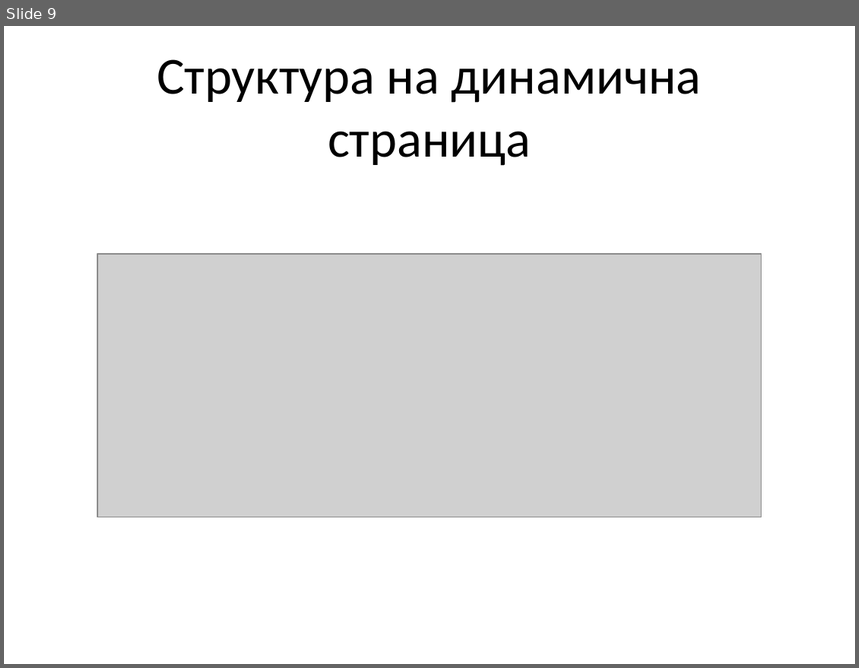
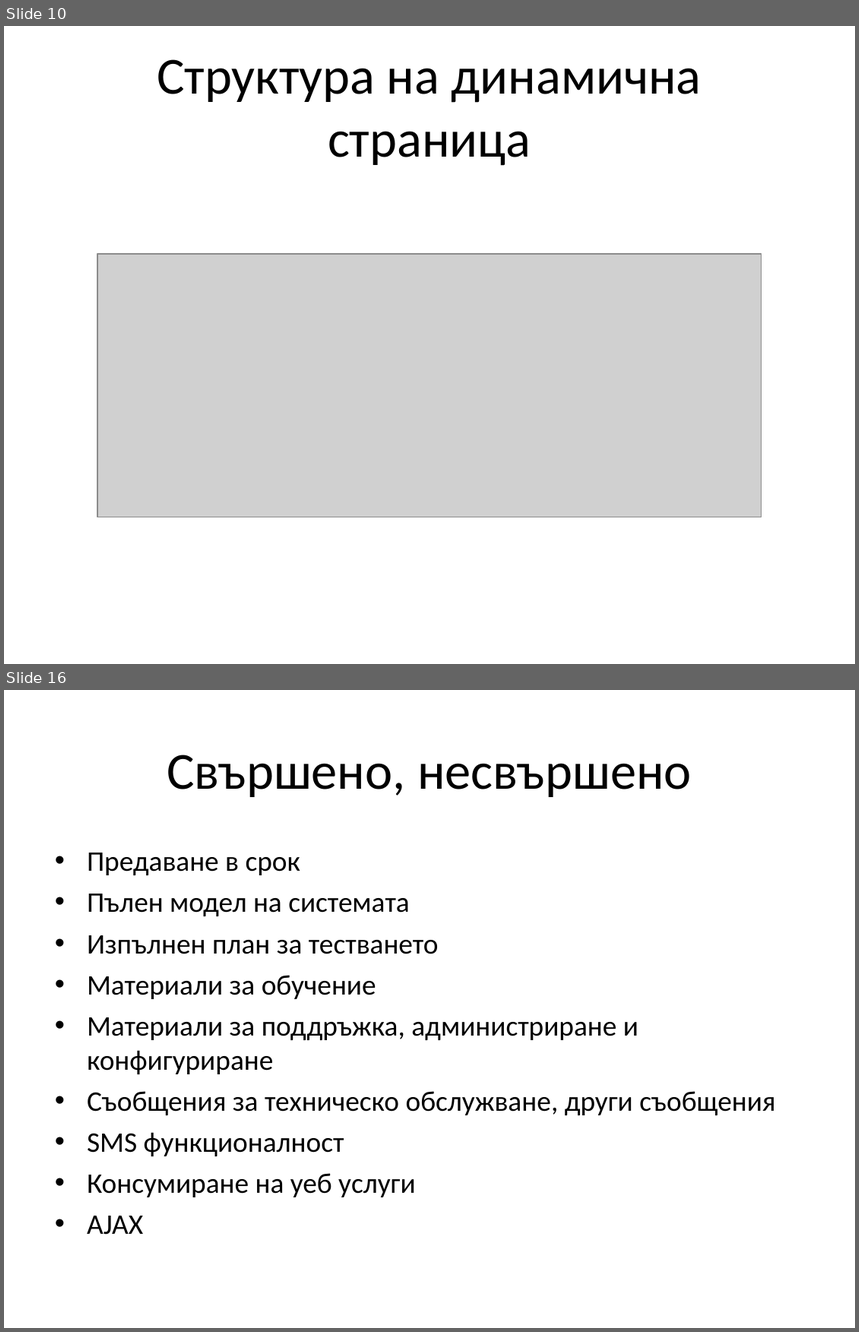
Before and after one commit to jasimcse/team2-strawberry, a slide deck: prezentaciq/venci.ppt. Shown one above the other, each under a label of ours: slide 9 before the commit, slides 10 and 16 after it; the slides between them are not shown. The pictures are 859x668 and 859x1332 pixels, drawn with LibreOffice and Linux fonts; fonts in the diff are those of the drawing; grey boxes stand for pictures. Boxes give left, top, right and bottom in pixels: in the first picture for what was removed or moved away, otherwise in the second. Text is boxed around its words. In the diff, an @@ line names an element or a change of style, - is before the commit and + after.

```diff
--- a/prezentaciq/venci.ppt
+++ b/prezentaciq/venci.ppt
@@ slide 16 added at <box>4,690,855,1328</box>, background #FFFFFF @@
@@ title added at <box>167,755,692,797</box>, 44 pt, text #000000 @@
+Свършено, несвършено
@@ text added at <box>87,853,775,1235</box>, 24 pt, text #000000 @@
+• Предаване в срок
+• Пълен модел на системата
+• Изпълнен план за тестването
+• Материали за обучение
+• Материали за поддръжка, администриране и конфигуриране
+• Съобщения за техническо обслужване, други съобщения
+• SMS функционалност
+• Консумиране на уеб услуги
+• AJAX
@@ what was slide 9 is now slide 10 @@
```
Also in this commit, not shown: 6 slides changed, 8 other slides added, 2 slides removed.
